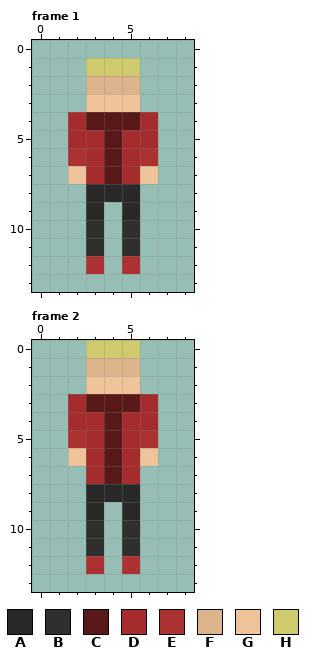
One commit to this pixel-art file: Assets/PersonalAssets/NPC/Day2/Man2DayTwoCorrectFrontIdle.aseprite. The picture above was drawn from the file before the commit.
9x14 pixels, 3 frames. Shown: frame 1, frame 2. The commit also changed other frames, which this record leaves out.
Palette (. is transparent): A #292929  B #302f2f  C #5a1919  D #a52c2c  E #ac3232  F #ddb38b  G #eec39a  H #cfca6d
After:
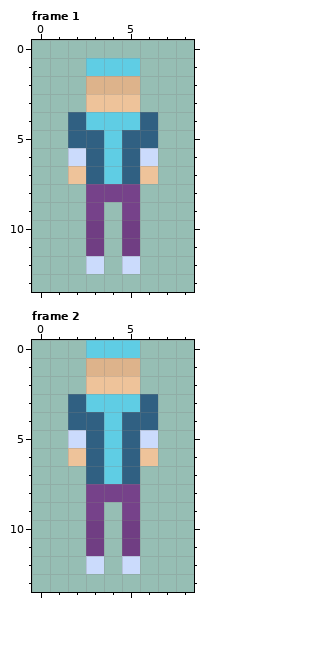
The commit says: Assets update All skins for NPCs for day two made
Changes in this commit:
Colour A changes from #292929 to #76428a.
Colour B changes from #302f2f to #703e83.
Colour C changes from #5a1919 to #5fcde4.
Colour D changes from #a52c2c to #306082.
Colour E changes from #ac3232 to #cbdbfc.
Frame 1:
The edit turns colour H into colour C in row 1 at x 3 to 5.
Frame 2:
The edit turns colour H into colour C in row 0 at x 3 to 5.
